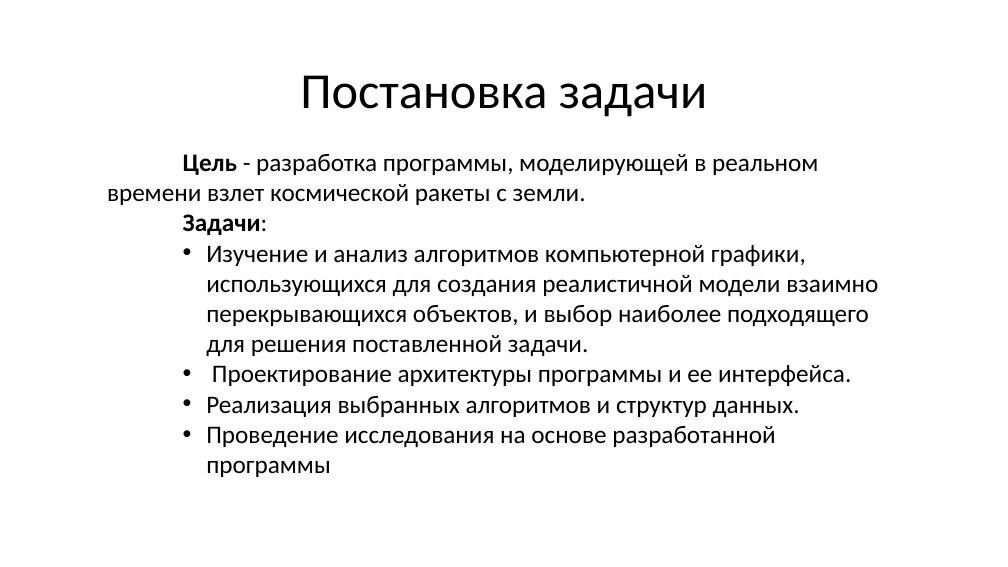
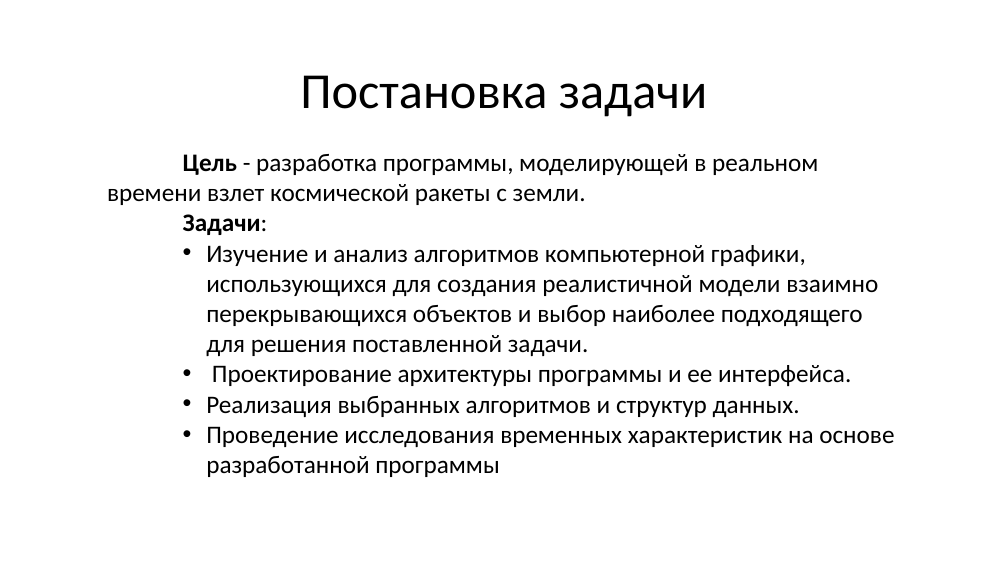
Before and after one commit to ZeynalovZ/Course-Work, a slide deck: slide 2 of report/Prezentatsia_Kursach.pptx. Drawn at 1008x567 pixels with LibreOffice and Linux fonts; fonts in the diff are those of the drawing. Boxes give left, top, right and bottom in pixels: in the first picture for what was removed or moved away, otherwise in the second. Text is boxed around its words. In the diff, an @@ line names an element or a change of style, - is before the commit and + after.

```diff
--- a/report/Prezentatsia_Kursach.pptx
+++ b/report/Prezentatsia_Kursach.pptx
@@ text at bbox=[206, 245, 878, 356]: text changed @@
-    • Изучение и анализ алгоритмов компьютерной графики, использующихся для создания реалистичной модели взаимно перекрывающихся объектов, и выбор наиболее подходящего для решения поставленной задачи.
+    • Изучение и анализ алгоритмов компьютерной графики, использующихся для создания реалистичной модели взаимно перекрывающихся объектов и выбор наиболее подходящего для решения поставленной задачи.
@@ text at bbox=[206, 426, 894, 477]: text changed @@
-    • Проведение исследования на основе разработанной программы
+    • Проведение исследования временных характеристик на основе разработанной программы
```
Also in this commit, not shown: 1 other slide changed, 3 slides added, 5 other files.
